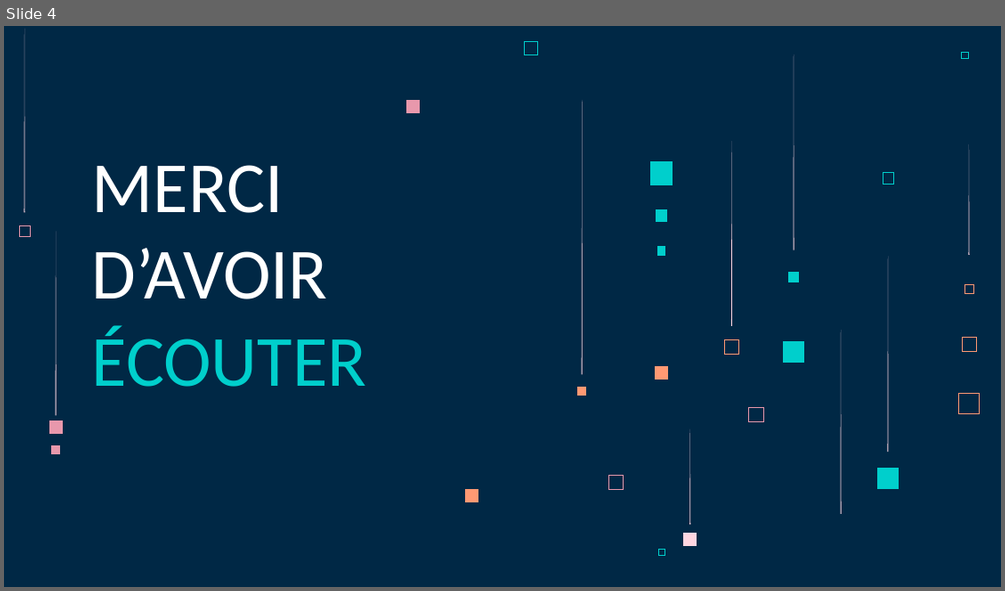
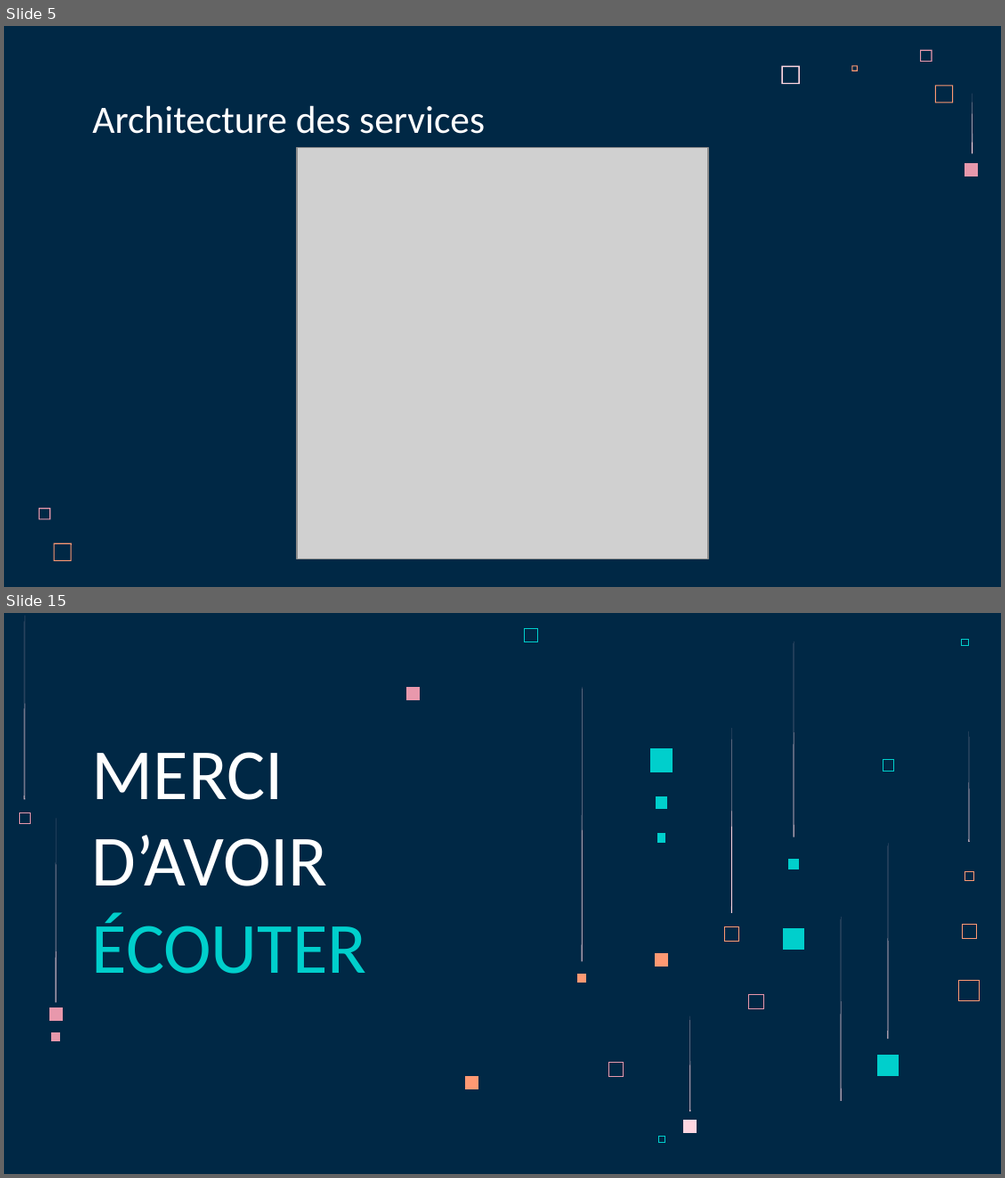
Before and after one commit to LoicSERRE/Projet-annuel-BUT3, a slide deck: Revue de projet/Diapo revue de projet.pptx. Shown one above the other, each under a label of ours: slide 4 before the commit, slides 5 and 15 after it; the slides between them are not shown. The pictures are 1005x591 and 1005x1178 pixels, drawn with LibreOffice and Linux fonts; fonts in the diff are those of the drawing; grey boxes stand for pictures. Boxes give left, top, right and bottom in pixels: in the first picture for what was removed or moved away, otherwise in the second. Text is boxed around its words. In the diff, an @@ line names an element or a change of style, - is before the commit and + after.

```diff
--- a/Revue de projet/Diapo revue de projet.pptx
+++ b/Revue de projet/Diapo revue de projet.pptx
@@ slide 5 added at (4, 26, 1001, 587), background #002845 @@
@@ freeform shape added at (920, 50, 932, 62), fill #E898AC @@
@@ freeform shape added at (782, 66, 800, 84), fill #FFD6E1 @@
@@ freeform shape added at (851, 66, 858, 72), fill #FF9973 @@
@@ title added at (92, 105, 485, 134), 28 pt, text #FFFFFF @@
+Architecture des services
@@ freeform shape added at (935, 85, 953, 103), fill #FF9973 @@
@@ freeform shape added at (972, 94, 973, 154), fill #FFD6E1 @@
@@ picture added at (297, 148, 708, 558) @@
@@ freeform shape added at (965, 162, 978, 176), fill #E898AC @@
@@ freeform shape added at (39, 507, 51, 519), fill #E898AC @@
@@ freeform shape added at (54, 543, 72, 561), fill #FF9973 @@
@@ what was slide 4 is now slide 15 @@
```
Also in this commit, not shown: 2 slides changed, 11 other slides added, 1 slide removed.
